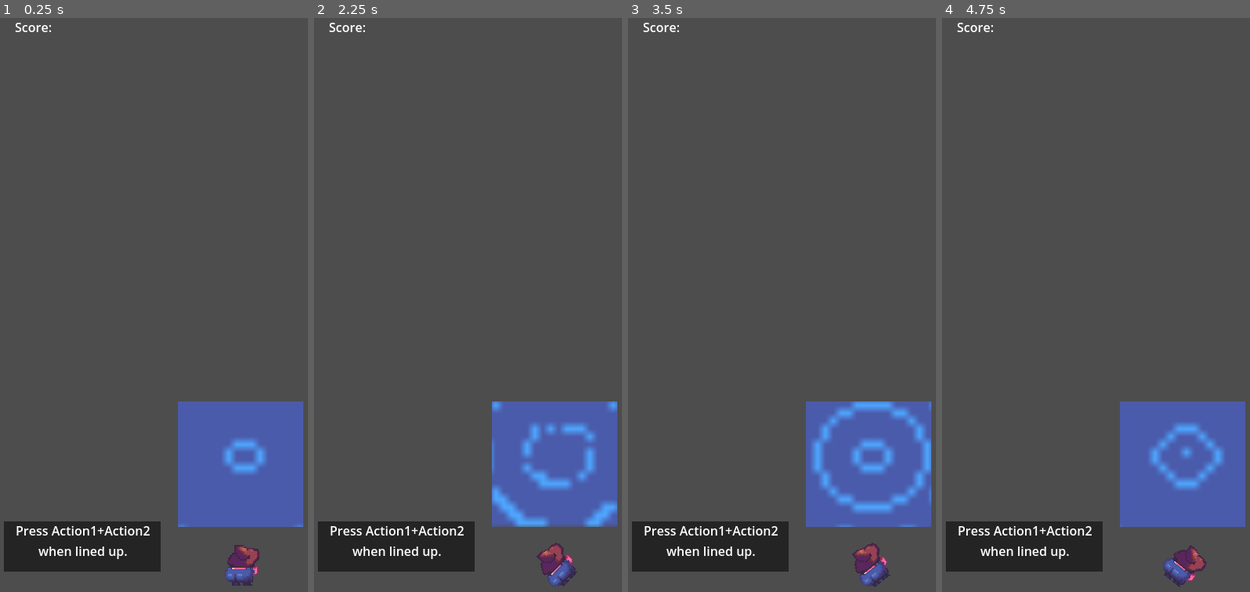
Above: before the commit, frames 1-4 (left to right).
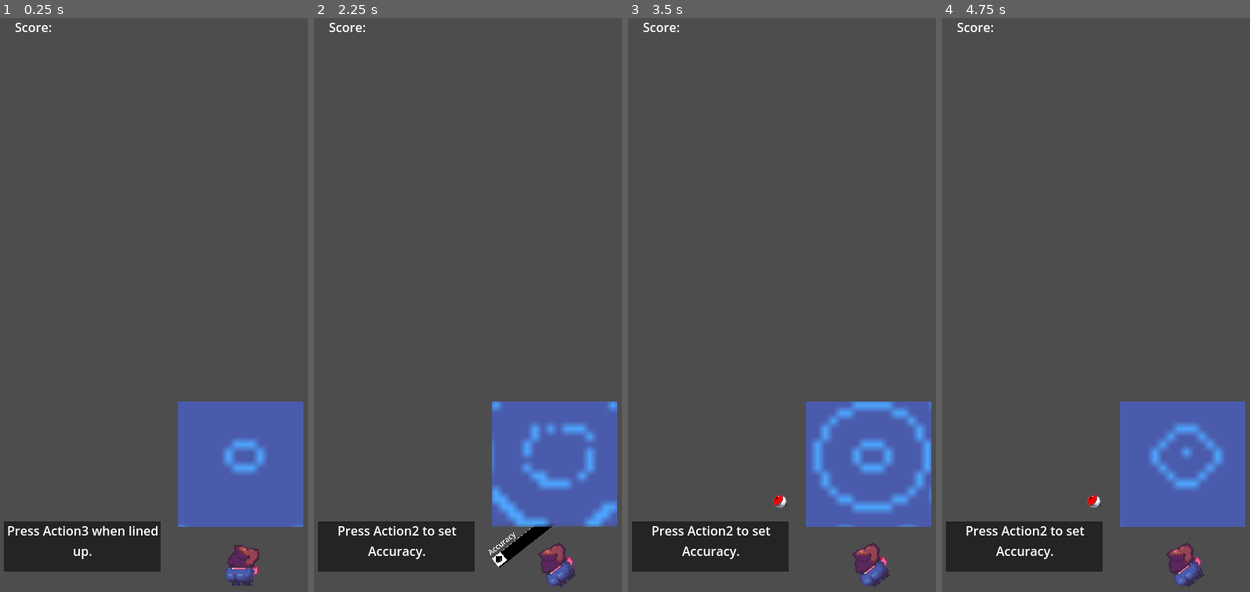
Above: after the commit, the same moments.

Repository: AndrewJDGalga/ggj2024
Game: Godot game, scene res://levels/testaj.tscn
Two runs of this game, one before a commit and one after it. Both use one fixed random seed, a clock stepped at 60 frames per second and the inputs below. Before the commit the project has no main scene; this scene is started directly in both runs.
Inputs:
- Up to frame 1 (0.25 s): no input
- Up to frame 2 (2.25 s): hold Up (action1) 0.53-1.28 s; tap Down (action2) at 0.8, 1.35 s; tap Ctrl (action3, bound only after the commit) at 1.55, 2.1 s; hold Up (action1) from 2.03 s (still down)
- Up to frame 3 (3.5 s): release Up (action1) at 2.78 s; tap Up (action1) at 2.85 s; tap Down (action2) at 3.05 s
- Up to frame 4 (4.75 s): hold Down (action2) 3.53-4.28 s; tap Ctrl (action3, bound only after the commit) at 3.8, 4.35 s; tap Up (action1) at 4.55 s

The runs differ from the first frame. In frame 1, 0.7% of the frame differs, in the area x 2-52%, y 88-95%; in frame 2, 1.4%; in frame 3, 0.7%; in frame 4, 1.4%, in the area x 5-87%, y 83-100%.

Commit message:
3rd button: inadequate testing and no time to add timer or delay to force loss of input on successful input

Diff:
--- /dev/null
+++ b/UI/time_background.tscn
@@ -0,0 +1,40 @@
+[gd_scene load_steps=4 format=3 uid="uid://b1wycb388itey"]
+
+[ext_resource type="Texture2D" uid="uid://vlh1uirlb4kh" path="res://UI/Icons/MeterPoint.png" id="1_1m85o"]
+
+[sub_resource type="Animation" id="Animation_qu365"]
+resource_name = "TimeOfDay"
+length = 6.0
+loop_mode = 1
+tracks/0/type = "value"
+tracks/0/imported = false
+tracks/0/enabled = true
+tracks/0/path = NodePath(".:rotation")
+tracks/0/interp = 1
+tracks/0/loop_wrap = true
+tracks/0/keys = {
+"times": PackedFloat32Array(0, 6),
+"transitions": PackedFloat32Array(1, 1),
+"update": 0,
+"values": [0.0, 6.28319]
+}
+
+[sub_resource type="AnimationLibrary" id="AnimationLibrary_jqub8"]
+_data = {
+"TimeOfDay": SubResource("Animation_qu365")
+}
+
+[node name="TimeBackground" type="TextureRect"]
+visible = false
+offset_left = 98.0
+offset_top = 82.0
+offset_right = 521.0
+offset_bottom = 488.0
+pivot_offset = Vector2(221, 203)
+texture = ExtResource("1_1m85o")
+stretch_mode = 4
+
+[node name="AnimationPlayer" type="AnimationPlayer" parent="."]
+libraries = {
+"": SubResource("AnimationLibrary_jqub8")
+}
--- a/components/fishing_zone.gd
+++ b/components/fishing_zone.gd
@@ -2,9 +2,9 @@
 
 @onready var col = $CollisionShape2D
 @onready var anim = $AnimatedSpriteZone
-
+@onready var anim_player = $AnimationPlayer
 ##Range of difficulty, where 1 is hardest and 3 is easiest
-@export_range(1,5) var ease_rating:int
+@export_range(1,5) var ease_rating:int = 1
 @export var base_size:float = 16
 
 func _ready():
@@ -15,9 +15,9 @@
 func set_enabled(enabled:bool):
 	col.call_deferred("set_disabled", !enabled)
 	if (enabled):
-		$AnimationPlayer.play_backwards("FadeRipple")
+		anim_player.play_backwards("FadeRipple")
 	else:
-		$AnimationPlayer.play("FadeRipple")
+		anim_player.play("FadeRipple")
 
 
 
--- a/entities/curtis.gd
+++ b/entities/curtis.gd
@@ -36,9 +36,10 @@
 				pow_meter.set_label("Power")
 				game_manager.cur_state = game_manager.PLAY_STATE.LINE_UP
 			game_manager.PLAY_STATE.LINE_UP:
-				tut_text.set_label_text("Press Action1+Action2 when lined up.")
-				if Input.is_action_just_pressed("action1") && Input.is_action_just_pressed("action2"):
-					game_manager.cur_state = game_manager.PLAY_STATE.CASTING
+				tut_text.set_label_text("Press Action3 when lined up.")
+				#if Input.is_action_just_pressed("action1") && Input.is_action_just_pressed("action2"):
+				if Input.is_action_just_pressed("action3"):
+					game_manager.cur_state = game_manager.PLAY_STATE.POWER
 				turn_for_casting(delta)
 			game_manager.PLAY_STATE.POWER:
 				tut_text.set_label_text("Press Action1 to set Power.")
@@ -53,10 +54,10 @@
 					game_manager.lure_y_limit, 0, cur_throw_power,
 					pow_gain_rate, delta)
 			game_manager.PLAY_STATE.ACCURACY:
-				tut_text.set_label_text("Press Action1 to set Accuracy.")
+				tut_text.set_label_text("Press Action2 to set Accuracy.")
 				accuracy_meter.visible = true
 				accuracy_meter.start()
-				if Input.is_action_pressed("action1"):
+				if Input.is_action_pressed("action2"):
 					lure.position.x = line_degree_limit * accuracy_meter.get_percent()
 					accuracy_meter.stop()
 					accuracy_meter.visible = false
--- a/levels/game_manager.gd
+++ b/levels/game_manager.gd
@@ -3,6 +3,7 @@
 class_name Game_Manager
 
 @onready var TimePlayer = $TimeBackground/AnimationPlayer
+@onready var time_of_day = $TimeOfDayText
 var timer = Timer.new()
 var time_hour:int = 0
 var time_minutes:int = 0
@@ -33,15 +34,15 @@
 	timer.one_shot = false
 	add_child(timer)
 	timer.start()
-	update_time_ui()
+	#update_time_ui()
 
-	TimePlayer.play("TimeOfDay")
-	TimePlayer.advance(0)
-
-	var anim_length = TimePlayer.current_animation_length
-	TimePlayer.seek(float(hour_start)/24 * anim_length, true)
-
-	TimePlayer.set_speed_scale(anim_length/day_length)
+	#TimePlayer.play("TimeOfDay")
+	#TimePlayer.advance(0)
+	#
+	#var anim_length = TimePlayer.current_animation_length
+	#TimePlayer.seek(float(hour_start)/24 * anim_length, true)
+	#
+	#TimePlayer.set_speed_scale(anim_length/day_length)
 
 func increment_daytime():
 	var hour:float = ((hour_end-hour_start) / float(day_length)) * 60
@@ -53,11 +54,11 @@
 	time_am = false if time_hour >= 12 || time_hour == 0 else true
 	time_hour = time_hour % 24
 
-	update_time_ui()
+	#update_time_ui()
 
 func update_time_ui():
 	var TimeEnd = "AM" if time_am else "PM"
 	var time_hour_formatted = time_hour if time_hour < 13 else time_hour - 12
 	if (time_hour < 12):
 		time_hour_formatted += 1
-	$TimeOfDayText.set_text(str(time_hour_formatted) + ":" + str(time_minutes).pad_zeros(2) + TimeEnd)
+	time_of_day.set_text(str(time_hour_formatted) + ":" + str(time_minutes).pad_zeros(2) + TimeEnd)
--- a/levels/mainlevel.tscn
+++ b/levels/mainlevel.tscn
@@ -1,10 +1,41 @@
-[gd_scene load_steps=2 format=3 uid="uid://c2pyfkcc5qevs"]
+[gd_scene load_steps=5 format=3 uid="uid://c2pyfkcc5qevs"]
 
 [ext_resource type="PackedScene" uid="uid://crmbqldvypv24" path="res://entities/curtis.tscn" id="1_bnq6j"]
+[ext_resource type="Script" path="res://levels/game_manager.gd" id="1_tj3jl"]
+[ext_resource type="PackedScene" uid="uid://c16o0epi7dc3" path="res://UI/tutorial_text.tscn" id="3_mhy6w"]
+[ext_resource type="PackedScene" uid="uid://bgouue1wlme4b" path="res://components/fishing_zone.tscn" id="4_7dt12"]
 
 [node name="mainlevel" type="Node2D"]
+script = ExtResource("1_tj3jl")
 
 [node name="AudioStreamPlayer" type="AudioStreamPlayer" parent="."]
 
-[node name="Curtis" parent="." instance=ExtResource("1_bnq6j")]
+[node name="Curtis" parent="." node_paths=PackedStringArray("game_manager", "tut_text") instance=ExtResource("1_bnq6j")]
 position = Vector2(300, 744)
+game_manager = NodePath("..")
+tut_text = NodePath("../TutorialText")
+
+[node name="TutorialText" parent="." instance=ExtResource("3_mhy6w")]
+offset_left = 1.0
+offset_top = 683.0
+offset_right = 201.0
+offset_bottom = 747.0
+
+[node name="fishing_zone" parent="." instance=ExtResource("4_7dt12")]
+position = Vector2(255, 193)
+
+[node name="fishing_zone2" parent="." instance=ExtResource("4_7dt12")]
+position = Vector2(113, 338)
+ease_rating = 3
+
+[node name="fishing_zone3" parent="." instance=ExtResource("4_7dt12")]
+position = Vector2(405, 205)
+ease_rating = 5
+
+[node name="fishing_zone4" parent="." instance=ExtResource("4_7dt12")]
+position = Vector2(453, 440)
+ease_rating = 4
+
+[node name="fishing_zone5" parent="." instance=ExtResource("4_7dt12")]
+position = Vector2(160, 519)
+ease_rating = 2
--- a/levels/testaj.tscn
+++ b/levels/testaj.tscn
@@ -1,33 +1,11 @@
-[gd_scene load_steps=9 format=3 uid="uid://eg50hifamjev"]
+[gd_scene load_steps=7 format=3 uid="uid://eg50hifamjev"]
 
 [ext_resource type="PackedScene" uid="uid://crmbqldvypv24" path="res://entities/curtis.tscn" id="1_7jb4x"]
 [ext_resource type="Script" path="res://levels/game_manager.gd" id="1_nvk7h"]
 [ext_resource type="PackedScene" uid="uid://bgouue1wlme4b" path="res://components/fishing_zone.tscn" id="3_6qolk"]
-[ext_resource type="Texture2D" uid="uid://vlh1uirlb4kh" path="res://UI/Icons/MeterPoint.png" id="4_jgtcq"]
+[ext_resource type="PackedScene" uid="uid://b1wycb388itey" path="res://UI/time_background.tscn" id="4_xnr0i"]
 [ext_resource type="PackedScene" uid="uid://vxm4pou8n1l8" path="res://UI/score_summary.tscn" id="5_rgktf"]
 [ext_resource type="PackedScene" uid="uid://c16o0epi7dc3" path="res://UI/tutorial_text.tscn" id="6_11mxm"]
-
-[sub_resource type="Animation" id="Animation_qu365"]
-resource_name = "TimeOfDay"
-length = 6.0
-loop_mode = 1
-tracks/0/type = "value"
-tracks/0/imported = false
-tracks/0/enabled = true
-tracks/0/path = NodePath(".:rotation")
-tracks/0/interp = 1
-tracks/0/loop_wrap = true
-tracks/0/keys = {
-"times": PackedFloat32Array(0, 6),
-"transitions": PackedFloat32Array(1, 1),
-"update": 0,
-"values": [0.0, 6.28319]
-}
-
-[sub_resource type="AnimationLibrary" id="AnimationLibrary_jqub8"]
-_data = {
-"TimeOfDay": SubResource("Animation_qu365")
-}
 
 [node name="TestAJ" type="Node2D"]
 script = ExtResource("1_nvk7h")
@@ -74,20 +52,7 @@
 offset_bottom = 59.0
 text = "Time Of Day"
 
-[node name="TimeBackground" type="TextureRect" parent="."]
-visible = false
-offset_left = 98.0
-offset_top = 82.0
-offset_right = 521.0
-offset_bottom = 488.0
-pivot_offset = Vector2(221, 203)
-texture = ExtResource("4_jgtcq")
-stretch_mode = 4
-
-[node name="AnimationPlayer" type="AnimationPlayer" parent="TimeBackground"]
-libraries = {
-"": SubResource("AnimationLibrary_jqub8")
-}
+[node name="TimeBackground" parent="." instance=ExtResource("4_xnr0i")]
 
 [node name="score_summary" parent="." instance=ExtResource("5_rgktf")]
 visible = false
--- a/project.godot
+++ b/project.godot
@@ -11,6 +11,7 @@
 [application]
 
 config/name="RedneckFishing"
+run/main_scene="res://levels/mainlevel.tscn"
 config/features=PackedStringArray("4.2", "GL Compatibility")
 config/icon="res://icon.svg"
 
@@ -31,6 +32,7 @@
 "events": [Object(InputEventKey,"resource_local_to_scene":false,"resource_name":"","device":-1,"window_id":0,"alt_press …(182 unchanged characters)…
 , Object(InputEventMouseButton,"resource_local_to_scene":false,"resource_name":"","device":-1,"window_id":0,"alt_presse …(249 unchanged characters)…
 , Object(InputEventKey,"resource_local_to_scene":false,"resource_name":"","device":-1,"window_id":0,"alt_pressed":false,"shift_pressed":false,"ctrl_pressed":false,"meta_pressed":false,"pressed":false,"keycode":0,"physical_keycode":88,"key_label":0,"unicode":120,"echo":false,"script":null)
+, Object(InputEventKey,"resource_local_to_scene":false,"resource_name":"","device":-1,"window_id":0,"alt_pressed":false,"shift_pressed":false,"ctrl_pressed":false,"meta_pressed":false,"pressed":false,"keycode":0,"physical_keycode":4194319,"key_label":0,"unicode":0,"echo":false,"script":null)
 ]
 }
 action2={
@@ -38,6 +40,13 @@
 "events": [Object(InputEventKey,"resource_local_to_scene":false,"resource_name":"","device":-1,"window_id":0,"alt_press …(182 unchanged characters)…
 , Object(InputEventMouseButton,"resource_local_to_scene":false,"resource_name":"","device":-1,"window_id":0,"alt_presse …(249 unchanged characters)…
 , Object(InputEventKey,"resource_local_to_scene":false,"resource_name":"","device":-1,"window_id":0,"alt_pressed":false,"shift_pressed":false,"ctrl_pressed":false,"meta_pressed":false,"pressed":false,"keycode":0,"physical_keycode":67,"key_label":0,"unicode":99,"echo":false,"script":null)
+, Object(InputEventKey,"resource_local_to_scene":false,"resource_name":"","device":-1,"window_id":0,"alt_pressed":false,"shift_pressed":false,"ctrl_pressed":false,"meta_pressed":false,"pressed":false,"keycode":0,"physical_keycode":4194321,"key_label":0,"unicode":0,"echo":false,"script":null)
+]
+}
+action3={
+"deadzone": 0.5,
+"events": [Object(InputEventKey,"resource_local_to_scene":false,"resource_name":"","device":-1,"window_id":0,"alt_pressed":false,"shift_pressed":false,"ctrl_pressed":false,"meta_pressed":false,"pressed":false,"keycode":0,"physical_keycode":4194326,"key_label":0,"unicode":0,"echo":false,"script":null)
+, Object(InputEventKey,"resource_local_to_scene":false,"resource_name":"","device":-1,"window_id":0,"alt_pressed":false,"shift_pressed":false,"ctrl_pressed":false,"meta_pressed":false,"pressed":false,"keycode":0,"physical_keycode":32,"key_label":0,"unicode":32,"echo":false,"script":null)
 ]
 }
 
